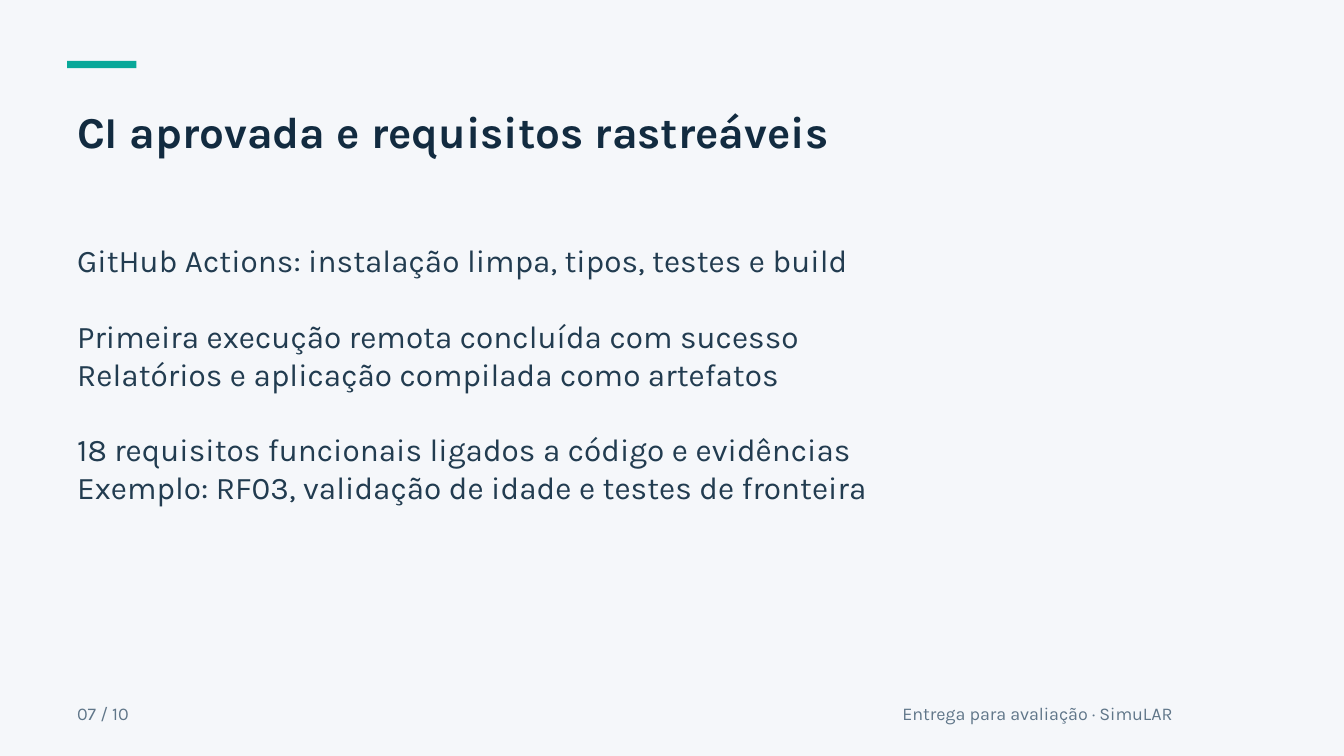
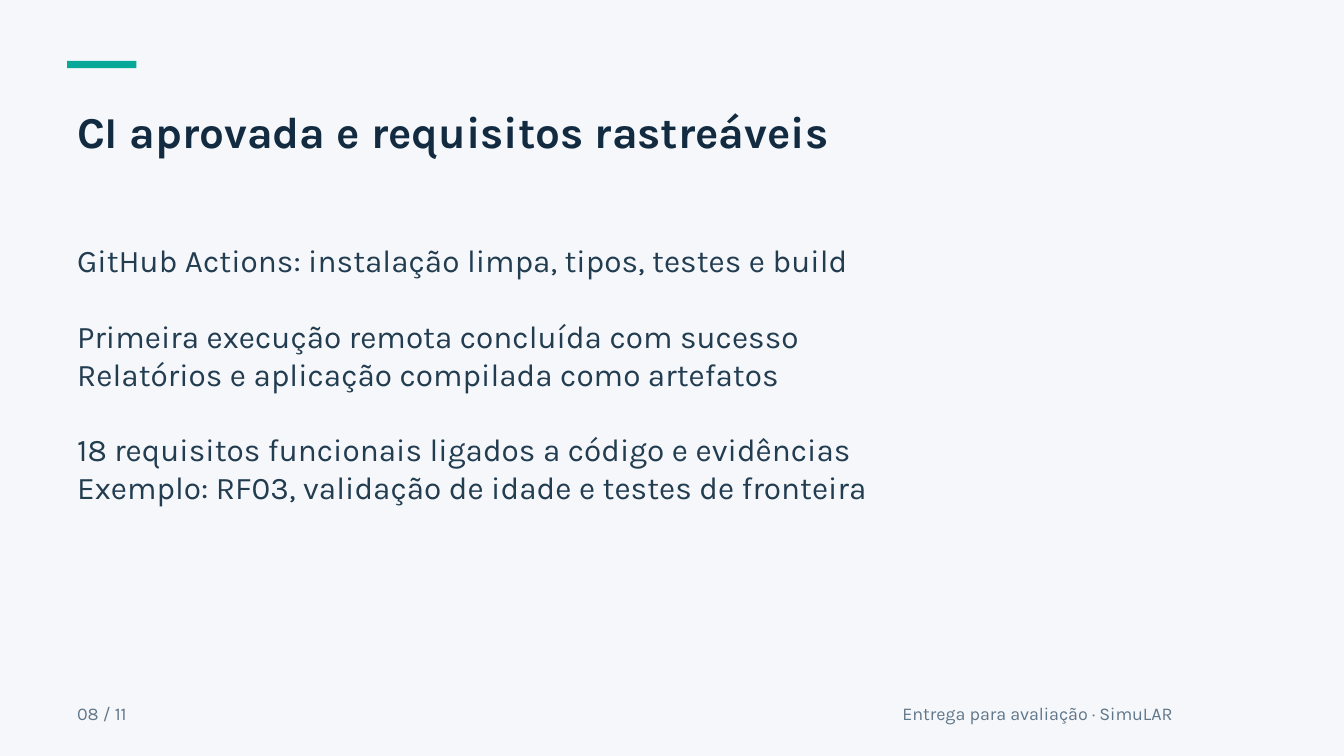
Before and after one commit to eber-ops/SimuLAR, a slide deck: slide 8 of apresentacao/simular-apresentacao-final.pptx (slide 7 before the commit). Drawn at 1344x756 pixels with LibreOffice and Linux fonts; fonts in the diff are those of the drawing. Boxes give left, top, right and bottom in pixels: in the first picture for what was removed or moved away, otherwise in the second. Text is boxed around its words. In the diff, an @@ line names an element or a change of style, - is before the commit and + after.

```diff
--- a/apresentacao/simular-apresentacao-final.pptx
+++ b/apresentacao/simular-apresentacao-final.pptx
@@ text at [77,708,127,720]: text changed @@
-07 / 10
+08 / 11
```
Also in this commit, not shown: 8 other slides changed, 2 slides added, 1 slide removed, 2 other files.
